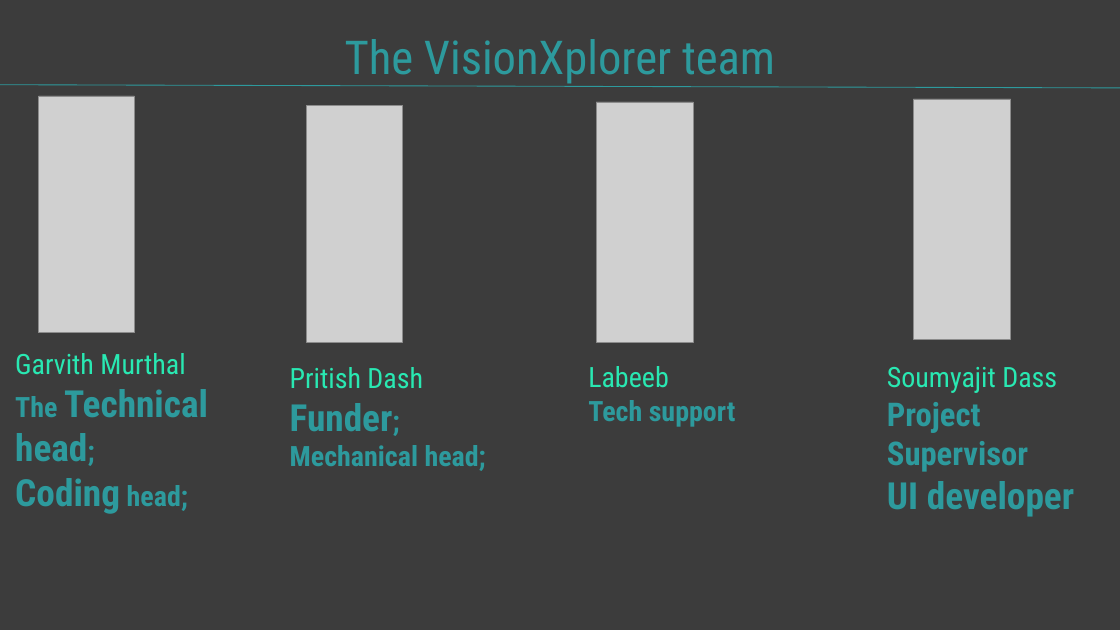
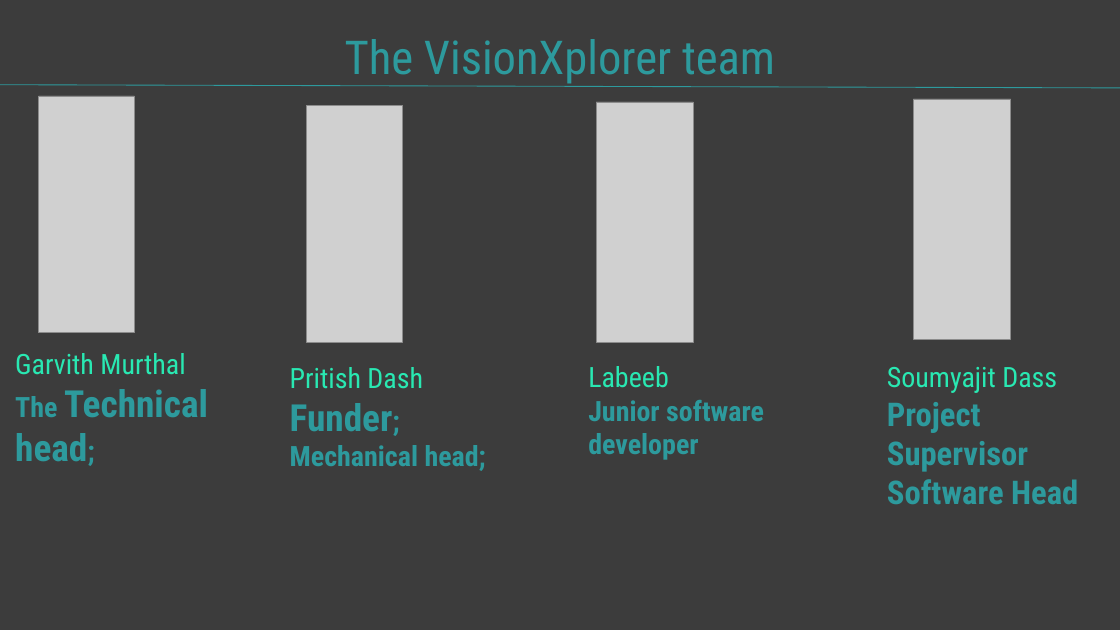
Before and after one commit to Soumyajit01/VisionXplorer, a slide deck: slide 10 of visionXplorer ppt files/visionXplorer.pptx. Drawn at 1120x630 pixels with LibreOffice and Linux fonts; fonts in the diff are those of the drawing; grey boxes stand for pictures. Boxes give left, top, right and bottom in pixels: in the first picture for what was removed or moved away, otherwise in the second. Text is boxed around its words. In the diff, an @@ line names an element or a change of style, - is before the commit and + after.

```diff
--- a/visionXplorer ppt files/visionXplorer.pptx
+++ b/visionXplorer ppt files/visionXplorer.pptx
@@ text at bbox=[588, 400, 764, 460]: text changed @@
-Tech support
+Junior software developer
@@ text at bbox=[15, 478, 188, 514]: paragraph removed @@
-Coding head;
@@ text at bbox=[887, 479, 1078, 504]: text changed; size 32 to 28 pt @@
-UI developer
+Software Head
```
Also in this commit, not shown: 1 other slide changed, 6 other files.
